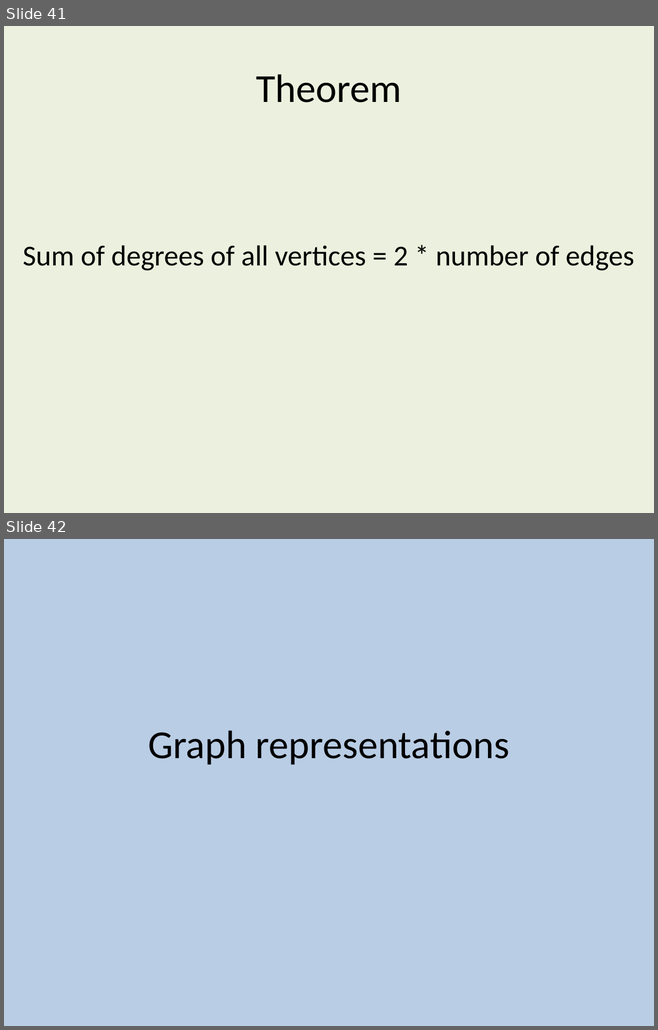
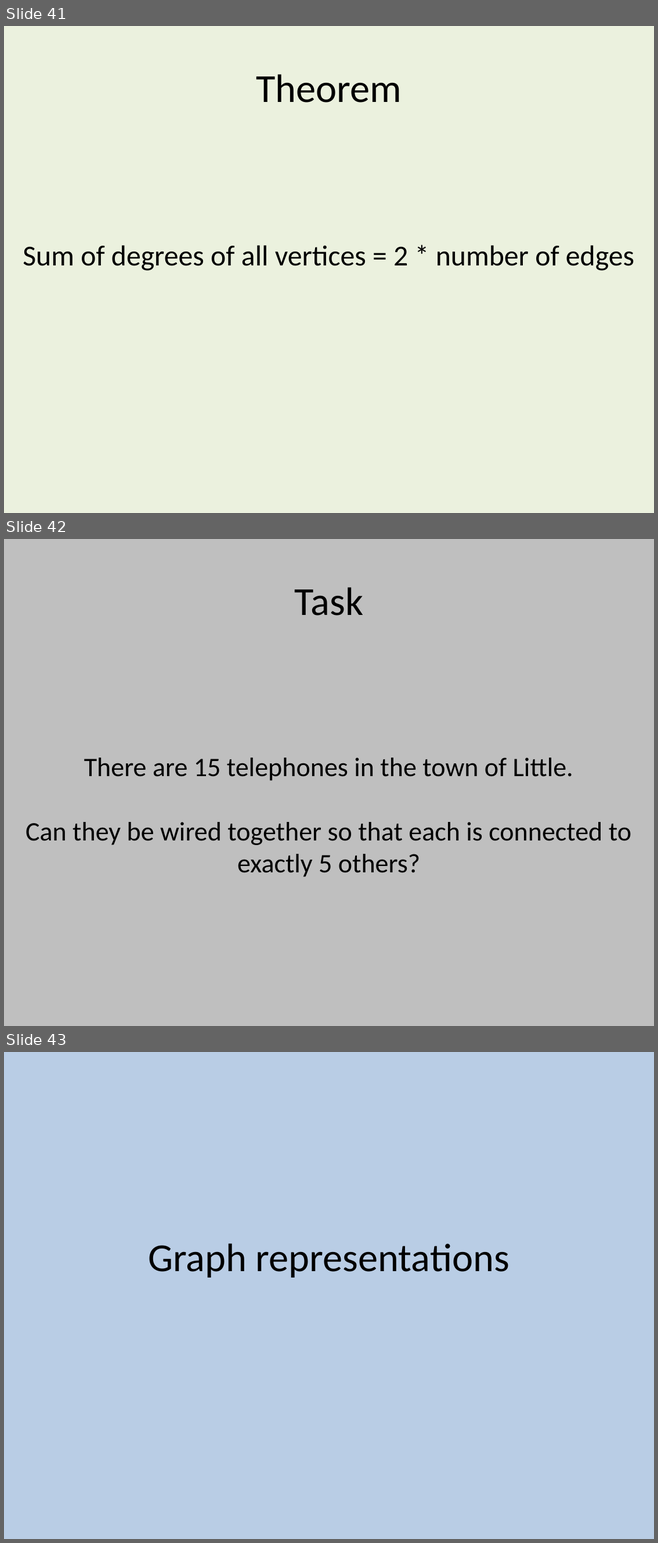
Before and after one commit to SteinbergOB/GraphAlgorithms_en, a slide deck: Presentation/Lection 0.pptx. Shown one above the other, each under a label of ours: slides 41 and 42 before the commit, slides 41, 42 and 43 after it. The pictures are 658x1030 and 658x1543 pixels, drawn with LibreOffice and Linux fonts; fonts in the diff are those of the drawing. Boxes give left, top, right and bottom in pixels: in the first picture for what was removed or moved away, otherwise in the second. Text is boxed around its words. In the diff, an @@ line names an element or a change of style, - is before the commit and + after.

```diff
--- a/Presentation/Lection 0.pptx
+++ b/Presentation/Lection 0.pptx
@@ slide 42 added at <box>4,539,654,1026</box>, background #BFBFBF @@
@@ title added at <box>295,587,364,616</box>, 44 pt, text #000000 @@
+Task
@@ text added at <box>25,758,631,877</box>, 29.6 pt, text #000000 @@
+There are 15 telephones in the town of Little.
+Can they be wired together so that each is connected to exactly 5 others?
@@ what was slide 42 is now slide 43 @@
```
Also in this commit, not shown: 3 slides changed, 3 other slides added, 1 other file.
